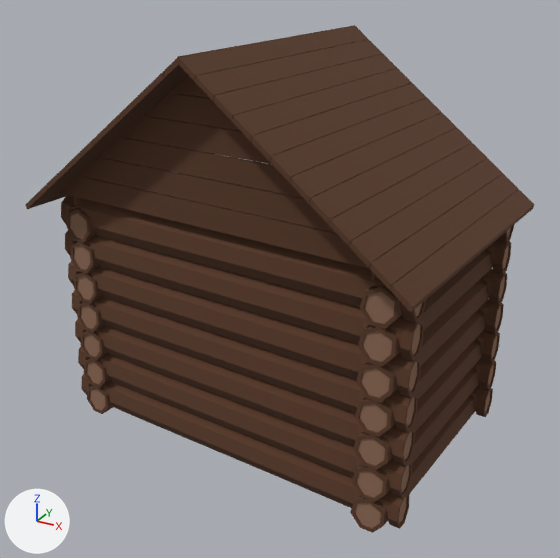
Renders of the glTF model casita.glb from each side of a commit.
Rendered twice from a 50 mm camera at (38.5, -70.4, 36.7) aimed at (2.0, -3.9, 3.4). Arrows for +X, +Y and +Z are at lower left; the lights stay in place. Where no turn or scale is listed for an object, it has been applied to the vertices.

In view in the first picture: 'LogHutV1.007_Circle.007'.
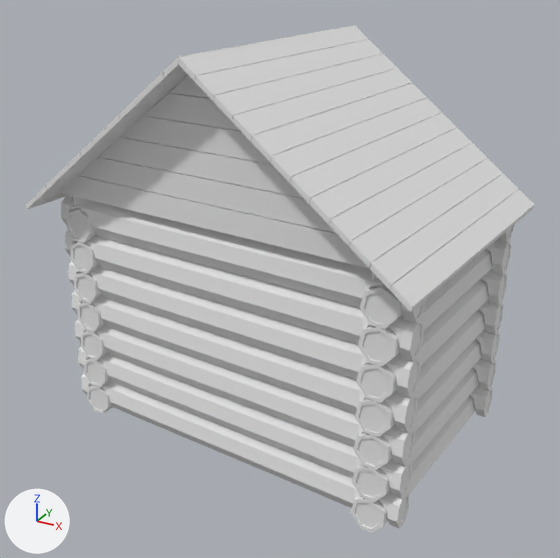
Changed parts and their boxes (x1, y1, x2, y2) in the pictures (560 x 558 px):
'LogHutV1.007_Circle.007', recoloured (brown to white): (25, 25, 535, 533) in both

Patch to the scene script:
```diff
--- a/casita.glb.py
+++ b/casita.glb.py
@@ mat_logrings_007 @@
 mat_logrings_007 = principled_material('LogRings.007')
-mat_logrings_007.base_color = (0.264, 0.143, 0.0892)  # brown #8c6a54
+mat_logrings_007.base_color = (0.8, 0.8, 0.8)  # white #e7e7e7
 mat_logrings_007.roughness = 1.0
@@ mat_loghutv1_1mat_006 @@
 mat_loghutv1_1mat_006 = principled_material('LogHutV1.1Mat.006')
-mat_loghutv1_1mat_006.base_color = (0.101, 0.0413, 0.0194)  # brown #593926
+mat_loghutv1_1mat_006.base_color = (0.8, 0.8, 0.8)  # white #e7e7e7
 mat_loghutv1_1mat_006.roughness = 1.0
@@ mat_loghutstyle1roofmat_006 @@
 mat_loghutstyle1roofmat_006 = principled_material('LogHutStyle1RoofMat.006')
-mat_loghutstyle1roofmat_006.base_color = (0.101, 0.0413, 0.0194)  # brown #593926
+mat_loghutstyle1roofmat_006.base_color = (0.8, 0.8, 0.8)  # white #e7e7e7
 mat_loghutstyle1roofmat_006.roughness = 1.0
```
